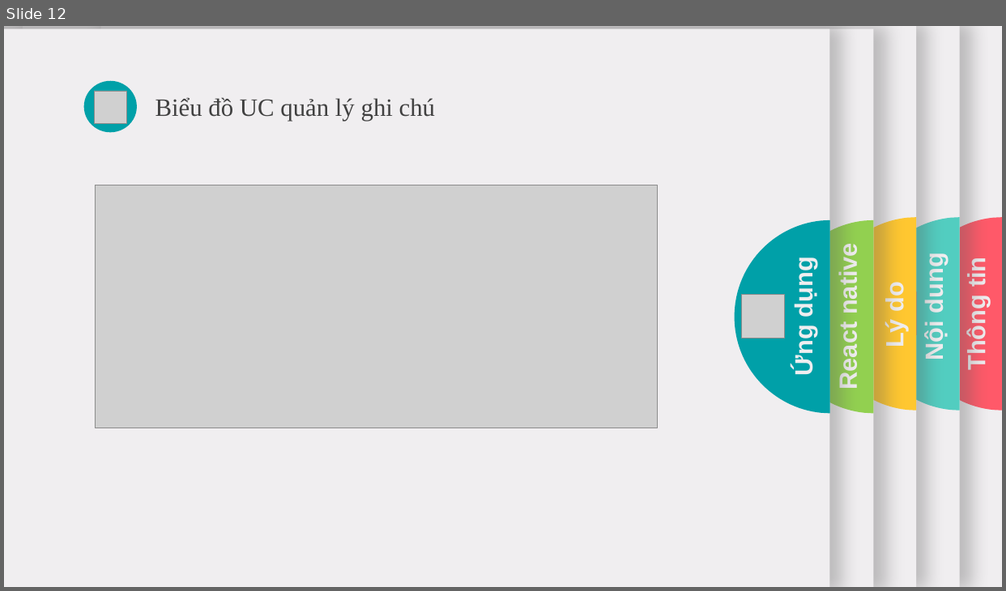
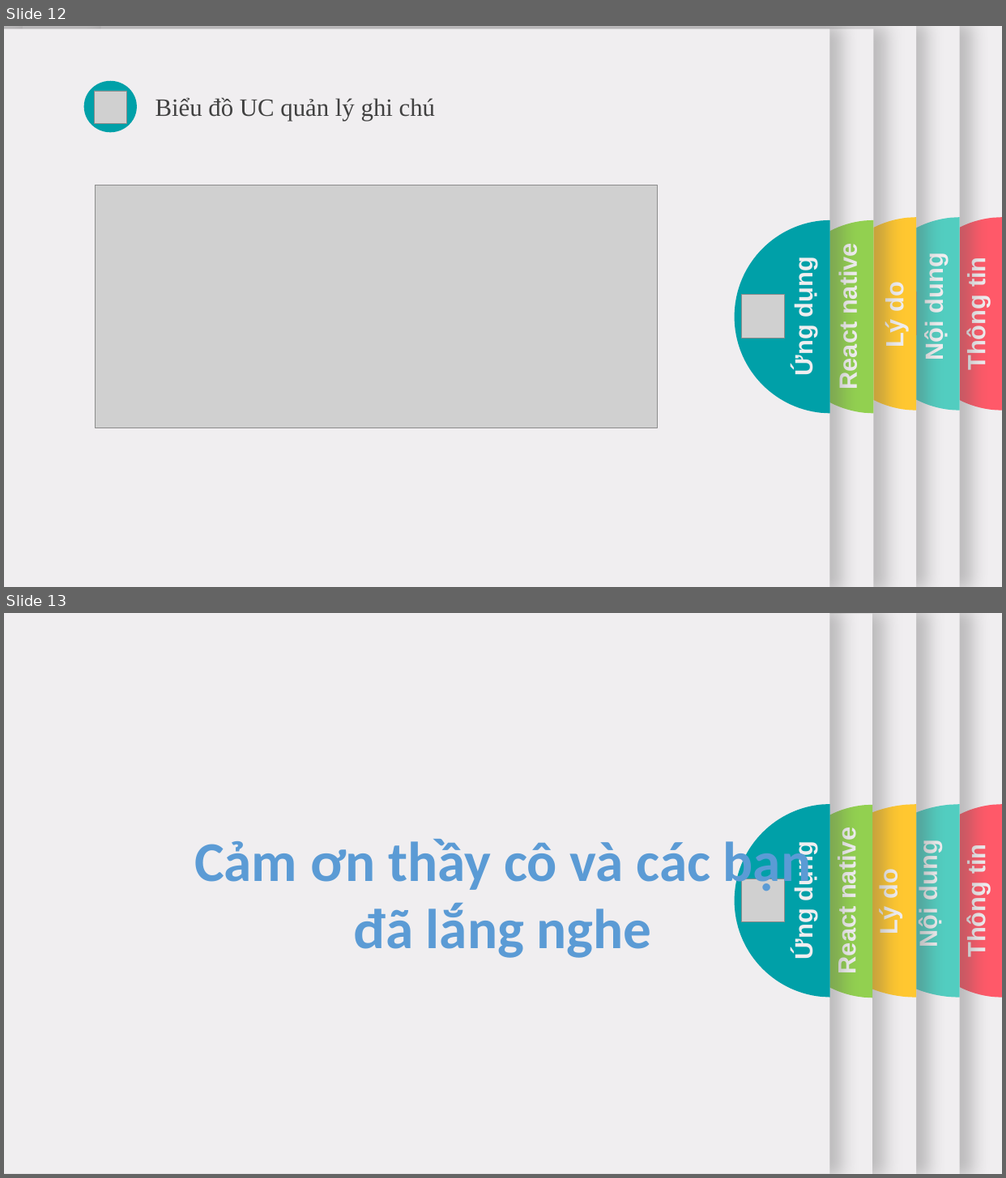
Before and after one commit to daihieptn97/share, a slide deck: Báo cáo TKB.pptx. Shown one above the other, each under a label of ours: slide 12 before the commit, slides 12 and 13 after it. The pictures are 1006x591 and 1006x1178 pixels, drawn with LibreOffice and Linux fonts; fonts in the diff are those of the drawing; grey boxes stand for pictures. Boxes give left, top, right and bottom in pixels: in the first picture for what was removed or moved away, otherwise in the second. Text is boxed around its words. In the diff, an @@ line names an element or a change of style, - is before the commit and + after.

```diff
--- a/Báo cáo TKB.pptx
+++ b/Báo cáo TKB.pptx
@@ slide 13 added at (4, 613, 1002, 1174), background #F0EEF0 @@
@@ rectangle added at (4, 613, 1002, 1174), fill #F0EEF0 @@
@@ rectangle added at (4, 613, 960, 1174), fill #F0EEF0 @@
@@ rectangle added at (4, 613, 917, 1174), fill #F0EEF0 @@
@@ rectangle added at (4, 614, 872, 1174), fill #F0EEF0 @@
@@ freeform shape added at (777, 805, 872, 998), fill #92D050 @@
@@ freeform shape added at (807, 805, 917, 998), fill #FFC730 @@
@@ freeform shape added at (852, 805, 960, 998), fill #52CDC0 @@
@@ freeform shape added at (907, 805, 1002, 998), fill #FF5969 @@
@@ text added at (194, 835, 811, 958), 54 pt, text #5B9BD5, bold @@
+Cảm ơn thầy cô và các bạn
+đã lắng nghe
@@ text added at (833, 834, 861, 973), 24 pt, text #F0EEF0, bold @@
+React native
@@ text added at (914, 845, 942, 948), 24 pt, text #F0EEF0, bold @@
+Nội dung
@@ text added at (962, 846, 990, 956), 24 pt, text #F0EEF0, bold @@
+Thông tin
@@ group added at (4, 613, 830, 1174): 1 rectangle, 1 freeform shape, 1 text, 1 picture @@
+Ứng dụng
@@ text added at (875, 871, 902, 933), 24 pt, text #F0EEF0, bold @@
+Lý do
```
Also in this commit, not shown: 6 slides changed, 1 slide removed, 1 other file.
